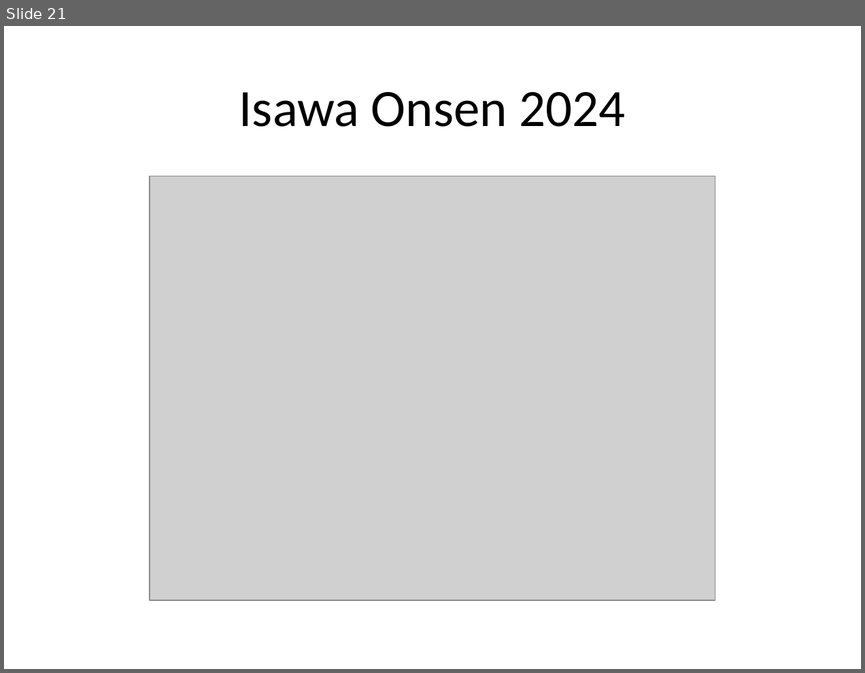
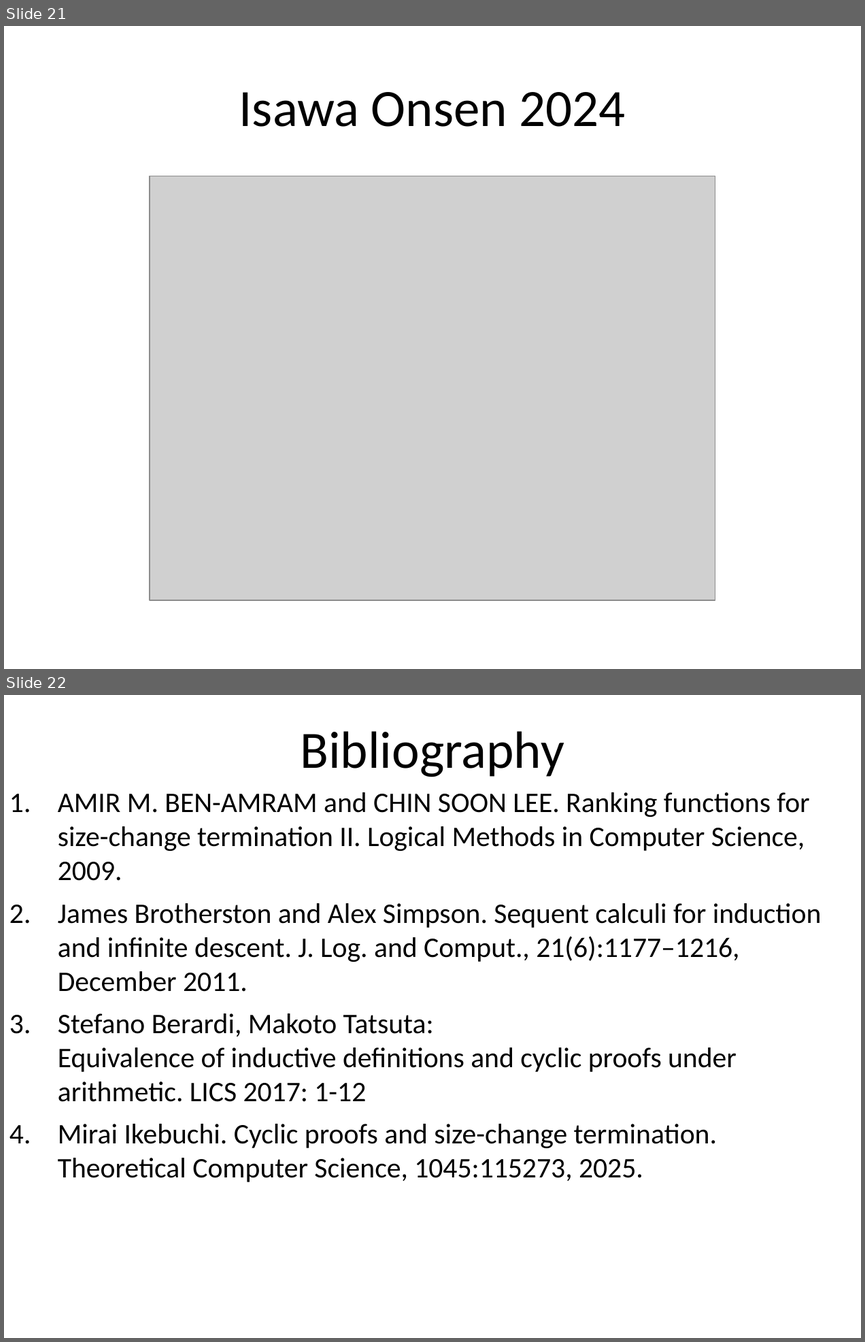
Before and after one commit to stefanoangeloberardi/GTC-injective, a slide deck: PDF/20260219-FUEFUKI24-Isawa Onsen-Injectivity-Slides.ppt. Shown one above the other, each under a label of ours: slide 21 before the commit, slides 21 and 22 after it. The pictures are 865x673 and 865x1342 pixels, drawn with LibreOffice and Linux fonts; fonts in the diff are those of the drawing; grey boxes stand for pictures. Boxes give left, top, right and bottom in pixels: in the first picture for what was removed or moved away, otherwise in the second. Text is boxed around its words. In the diff, an @@ line names an element or a change of style, - is before the commit and + after.

Commit message:
bibliography isawa talk

```diff
--- a/PDF/20260219-FUEFUKI24-Isawa Onsen-Injectivity-Slides.ppt
+++ b/PDF/20260219-FUEFUKI24-Isawa Onsen-Injectivity-Slides.ppt
@@ slide 22 added at bbox=[4, 695, 861, 1338], background #FFFFFF @@
@@ title added at bbox=[300, 731, 564, 777], 44 pt, text #000000 @@
+Bibliography
@@ text added at bbox=[58, 792, 821, 1182], 23.8 pt, text #000000 @@
+1. AMIR M. BEN-AMRAM and CHIN SOON LEE. Ranking functions for size-change termination II. Logical Methods in Computer Science, 2009.
+2. James Brotherston and Alex Simpson. Sequent calculi for induction and infinite descent. J. Log. and Comput., 21(6):1177–1216, December 2011.
+3. Stefano Berardi, Makoto Tatsuta:
+   Equivalence of inductive definitions and cyclic proofs under arithmetic. LICS 2017: 1-12
+4. Mirai Ikebuchi. Cyclic proofs and size-change termination. Theoretical Computer Science, 1045:115273, 2025.
```
Also in this commit, not shown: 2 slides changed.
